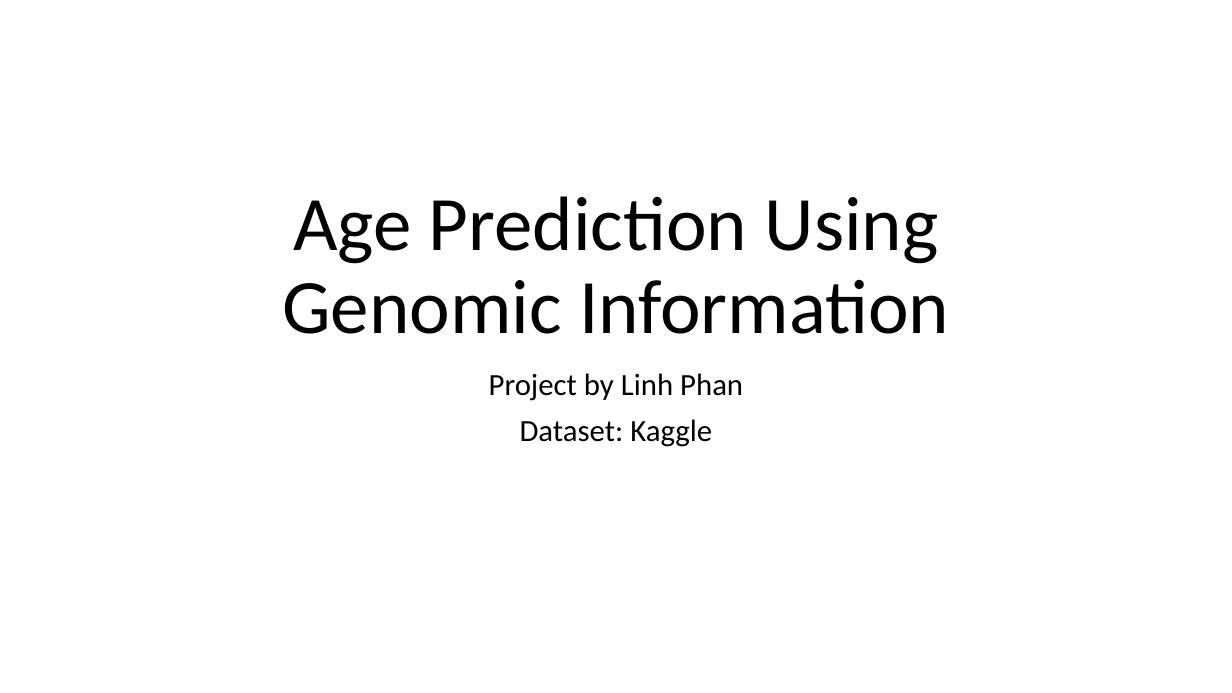
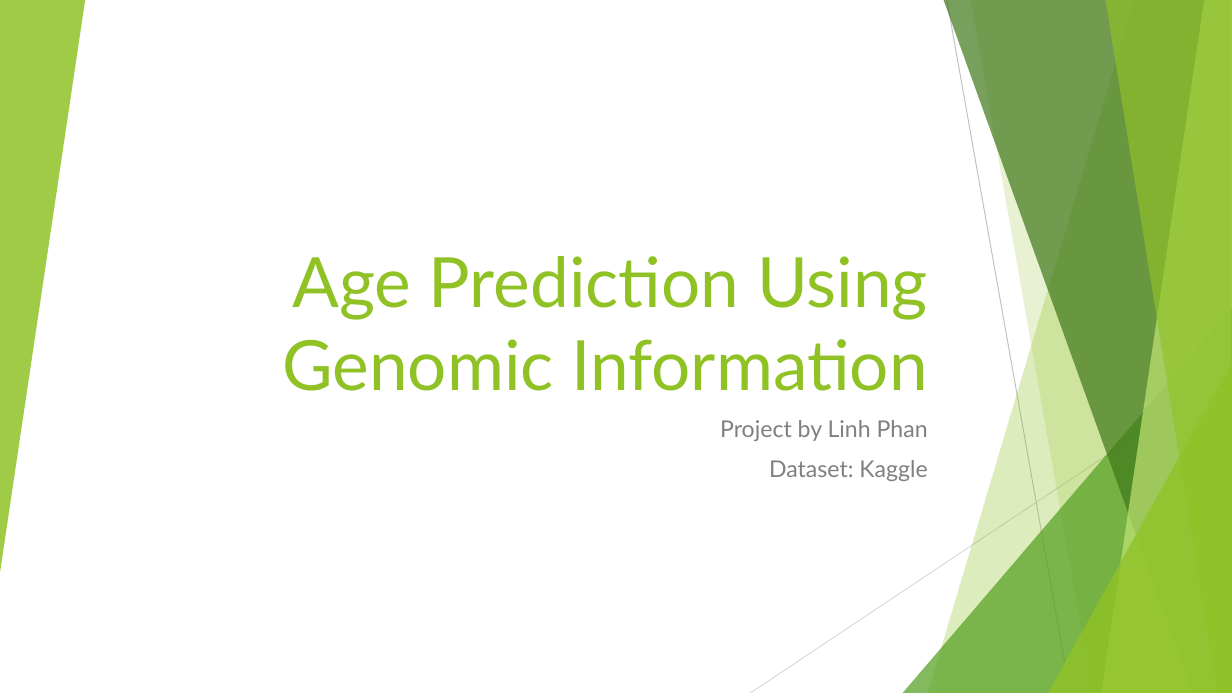
Before and after one commit to phanlinh94/age-prediction-model, a slide deck: slide 1 of Presentation1.pptx. Drawn at 1232x693 pixels with LibreOffice and Linux fonts; fonts in the diff are those of the drawing. Boxes give left, top, right and bottom in pixels: in the first picture for what was removed or moved away, otherwise in the second. Text is boxed around its words. In the diff, an @@ line names an element or a change of style, - is before the commit and + after.

```diff
--- a/Presentation1.pptx
+++ b/Presentation1.pptx
@@ group added at <box>0,0,1232,693</box>: 5 freeform shapes, 3 triangles, 2 lines @@
@@ title "Age Prediction Using Genomic Information": place and size @@
-title "Age Prediction Using Genomic Information" at <box>282,196,949,334</box>
+title "Age Prediction Using Genomic Information" at <box>282,256,928,391</box>
@@ title "Age Prediction Using Genomic Information" at <box>282,256,928,391</box>: size 60 to 54 pt, font Calibri to Lato, text colour #000000 to #90C226; alignment centre to right; line spacing 0.9 to 1 @@
@@ subtitle "Project by Linh Phan": place and size @@
-subtitle "Project by Linh Phan" at <box>489,373,743,447</box>
+subtitle "Project by Linh Phan" at <box>720,420,928,481</box>
@@ subtitle "Project by Linh Phan" at <box>720,420,928,481</box>: size 24 to 18 pt, font Calibri to Lato, text colour #000000 to #808080; alignment centre to right; line spacing 0.9 to 1 @@
```
Also in this commit, not shown: 5 other slides changed, 4 slides added, 1 slide removed, 1 other file.
